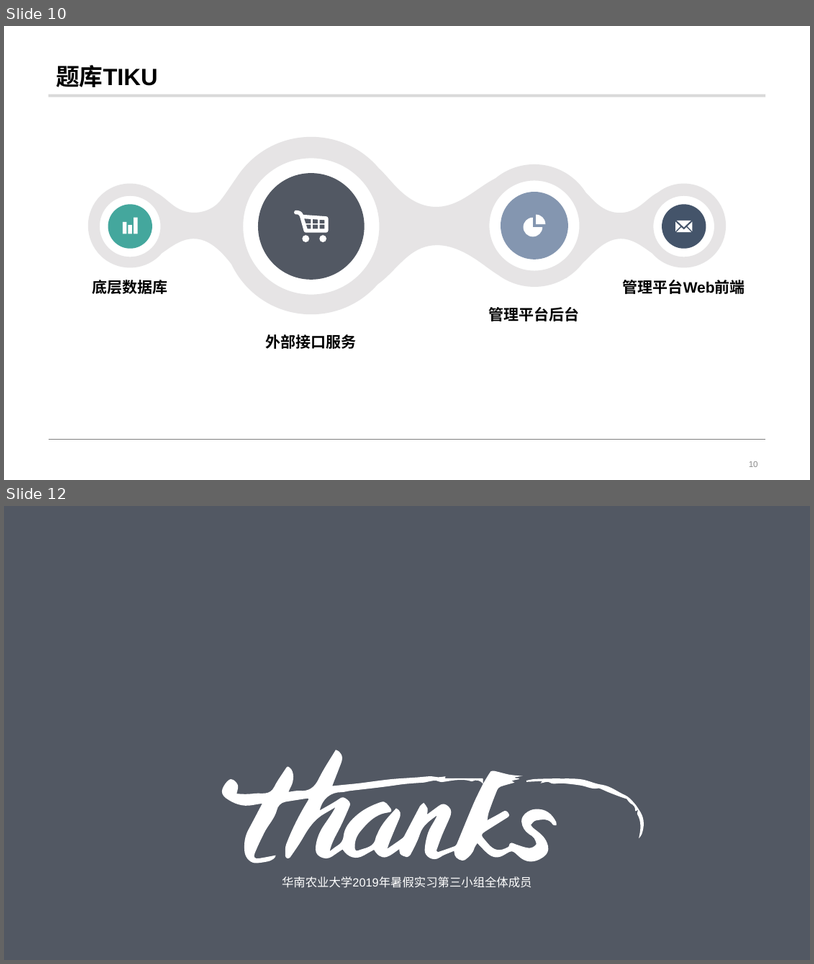
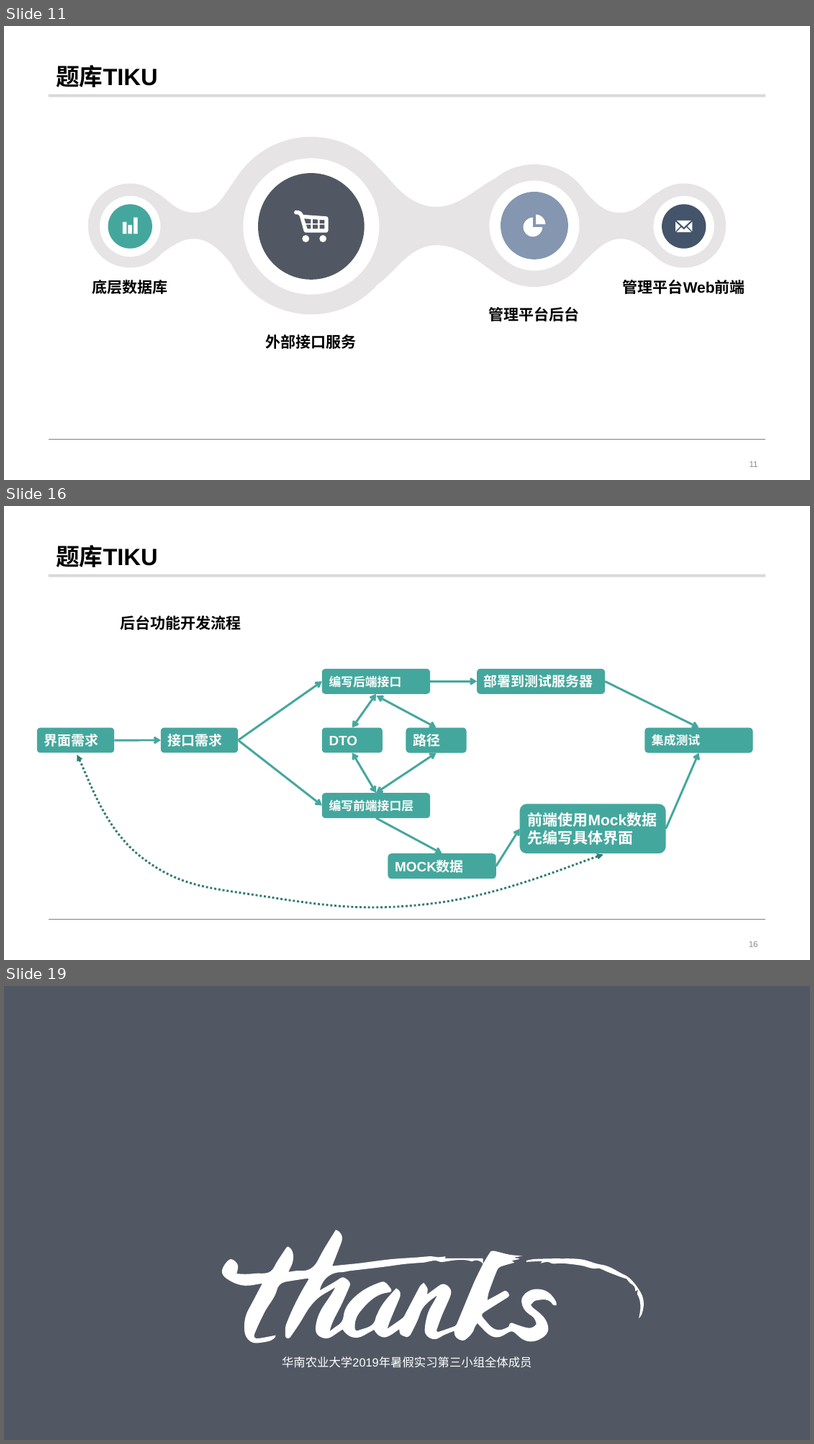
Before and after one commit to scau-tuzi/tiku, a slide deck: doc/prjmgnt/汇报的.pptx. Shown one above the other, each under a label of ours: slides 10 and 12 before the commit, slides 11, 16 and 19 after it; the slides between them are not shown. The pictures are 814x964 and 814x1444 pixels, drawn with LibreOffice and Linux fonts; fonts in the diff are those of the drawing; background and template pictures are left out. Boxes give left, top, right and bottom in pixels: in the first picture for what was removed or moved away, otherwise in the second. Text is boxed around its words. In the diff, an @@ line names an element or a change of style, - is before the commit and + after.

```diff
--- a/doc/prjmgnt/汇报的.pptx
+++ b/doc/prjmgnt/汇报的.pptx
@@ slide 16 added at box(4, 506, 810, 960), background #FFFFFF; not listed: 2 template elements that a slide beside it also shows @@
@@ title added at box(56, 545, 157, 567), 28 pt, text #000000, bold @@
+题库TIKU
@@ text added at box(121, 615, 242, 630), 18 pt, text #000000, bold @@
+后台功能开发流程
@@ rounded rectangle added at box(322, 669, 430, 694), fill #44A79D, 14.4 pt, text #FFFFFF, bold @@
+编写后端接口
@@ rounded rectangle added at box(477, 669, 605, 694), fill #44A79D, 16.2 pt, text #FFFFFF, bold @@
+部署到测试服务器
@@ arrow added from (238, 740) to (322, 682), #44A79D 2.5 pt @@
@@ double arrow added from (376, 693) to (352, 728), #44A79D 2.5 pt @@
@@ double arrow added from (377, 695) to (437, 728), #44A79D 2.5 pt @@
@@ arrow added from (430, 682) to (477, 682), #44A79D 2.5 pt @@
@@ arrow added from (605, 682) to (699, 728), #44A79D 2.5 pt @@
@@ rounded rectangle added at box(37, 728, 115, 753), fill #44A79D, 16.2 pt, text #FFFFFF, bold @@
+界面需求
@@ arrow added from (114, 740) to (161, 740), #44A79D 2.5 pt @@
@@ rounded rectangle added at box(161, 728, 238, 753), fill #44A79D, 16.2 pt, text #FFFFFF, bold @@
+接口需求
@@ arrow added from (239, 741) to (322, 806), #44A79D 2.5 pt @@
@@ rounded rectangle added at box(322, 728, 383, 753), fill #44A79D, 16.2 pt, text #FFFFFF, bold @@
+DTO
@@ rounded rectangle added at box(406, 728, 467, 753), fill #44A79D, 16.2 pt, text #FFFFFF, bold @@
+路径
@@ rounded rectangle added at box(646, 728, 754, 753), fill #44A79D, 14.4 pt, text #FFFFFF, bold @@
+集成测试
@@ freeform shape added at box(77, 754, 604, 907), outline #327C74 2.5 pt dashed @@
@@ double arrow added from (352, 753) to (376, 793), #44A79D 2.5 pt @@
@@ double arrow added from (437, 753) to (376, 793), #44A79D 2.5 pt @@
@@ arrow added from (666, 829) to (699, 753), #44A79D 2.5 pt @@
@@ rounded rectangle added at box(322, 793, 430, 818), fill #44A79D, 14.4 pt, text #FFFFFF, bold @@
+编写前端接口层
@@ rounded rectangle added at box(520, 803, 666, 853), fill #44A79D, 18 pt, text #FFFFFF, bold @@
+前端使用Mock数据
+先编写具体界面
@@ arrow added from (376, 818) to (442, 853), #44A79D 2.5 pt @@
@@ arrow added from (496, 866) to (520, 829), #44A79D 2.5 pt @@
@@ rounded rectangle added at box(388, 853, 496, 879), fill #44A79D, 16.2 pt, text #FFFFFF, bold @@
+MOCK数据
@@ page number added at box(749, 941, 759, 947), 10 pt, text #8C8C8C @@
+16
@@ what was slide 10 is now slide 11 @@
@@ page number at box(750, 461, 759, 467): text changed @@
-10
+11
@@ what was slide 12 is now slide 19 @@
```
Also in this commit, not shown: 2 slides changed, 6 other slides added.
